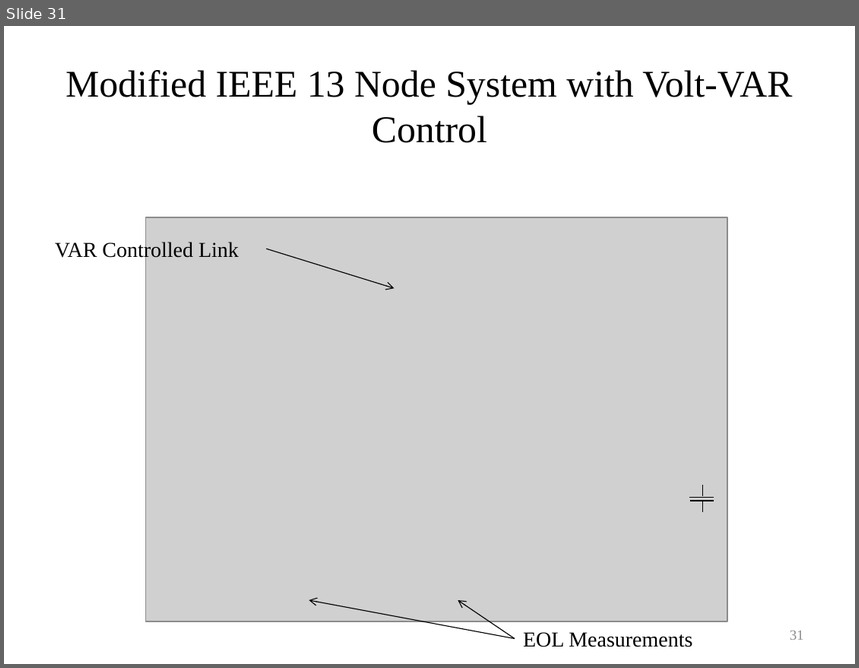
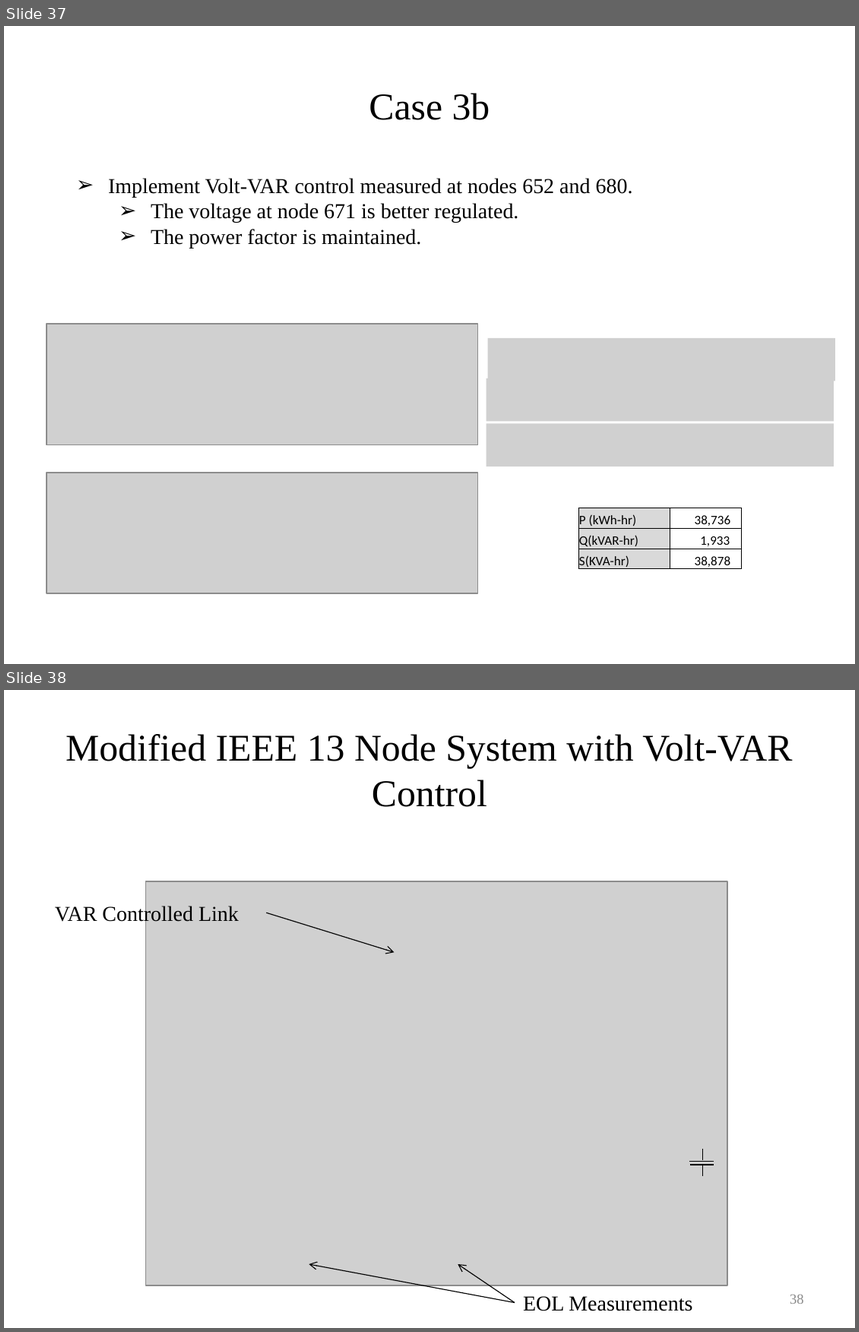
Before and after one commit to gridlab-d/course, a slide deck: University of Washington Class/Module 6 - Volt-VAR optimization.pptx. Shown one above the other, each under a label of ours: slide 31 before the commit, slides 37 and 38 after it. The pictures are 859x668 and 859x1332 pixels, drawn with LibreOffice and Linux fonts; fonts in the diff are those of the drawing; grey boxes stand for pictures. Boxes give left, top, right and bottom in pixels: in the first picture for what was removed or moved away, otherwise in the second. Text is boxed around its words. In the diff, an @@ line names an element or a change of style, - is before the commit and + after.

```diff
--- a/University of Washington Class/Module 6 - Volt-VAR optimization.pptx
+++ b/University of Washington Class/Module 6 - Volt-VAR optimization.pptx
@@ slide 37 added at [4, 26, 855, 664], background #FFFFFF @@
@@ title added at [369, 93, 490, 120], 32 pt, text #000000 @@
+Case 3b
@@ text added at [108, 178, 633, 248], 18 pt, text #000000 @@
+➢ Implement Volt-VAR control measured at nodes 652 and 680.
+  ➢ The voltage at node 671 is better regulated.
+  ➢ The power factor is maintained.
@@ picture added at [47, 324, 478, 445] @@
@@ picture added at [487, 338, 835, 381] @@
@@ picture added at [487, 379, 834, 421] @@
@@ picture added at [487, 423, 834, 466] @@
@@ picture added at [47, 473, 478, 594] @@
@@ table added at [579, 509, 742, 572], 3 rows, 2 columns @@
+P (kWh-hr) | 38,736
+Q(kVAR-hr) | 1,933
+S(KVA-hr) | 38,878
@@ what was slide 31 is now slide 38 @@
@@ page number at [790, 1294, 804, 1304]: text changed @@
-31
+38
```
Also in this commit, not shown: 6 other slides added.
